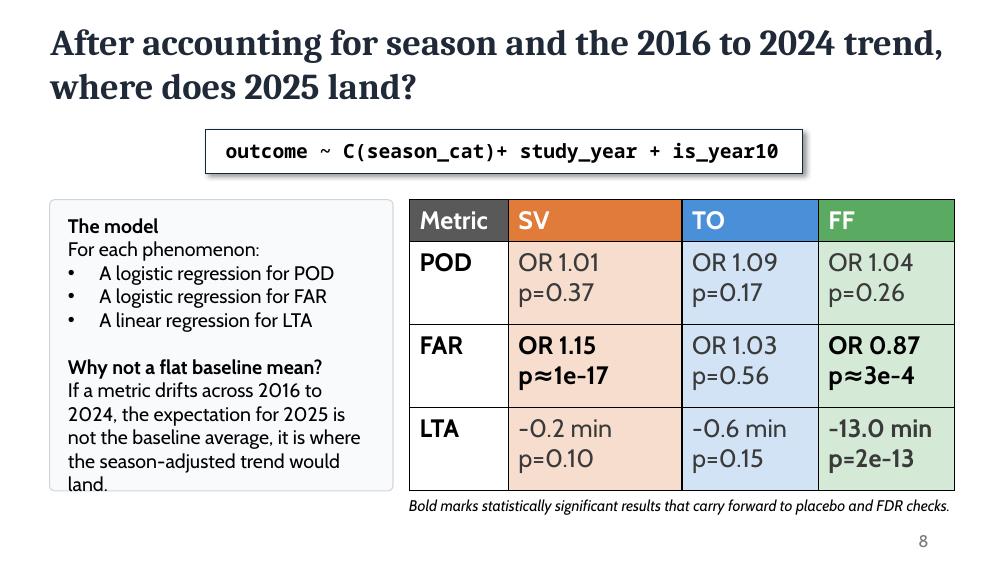
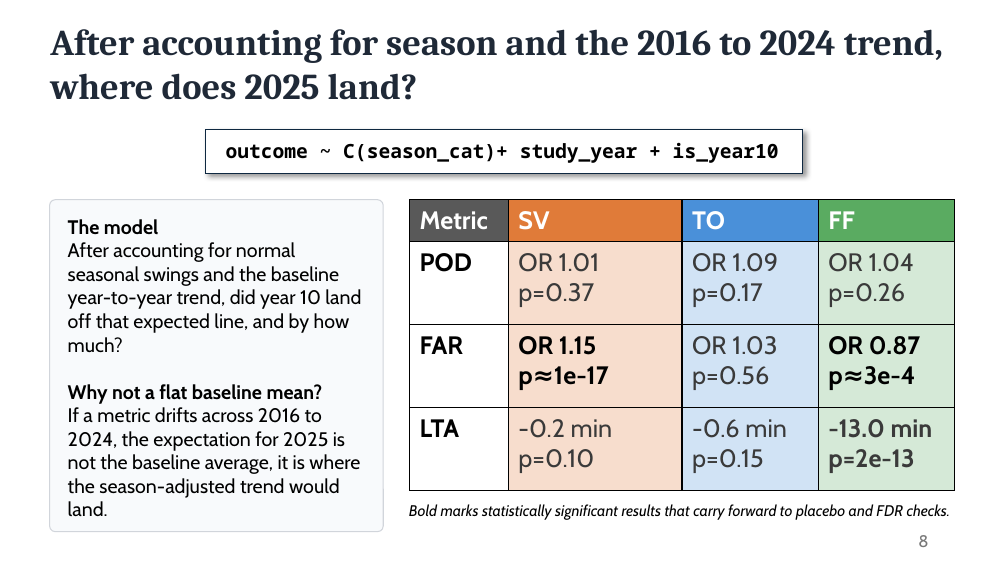
Before and after one commit to craig-rudman/MSDS692, a slide deck: slide 8 of report/MSDS692 Practicum I Craig Rudman.pptx. Drawn at 1008x567 pixels with LibreOffice and Linux fonts; fonts in the diff are those of the drawing. Boxes give left, top, right and bottom in pixels: in the first picture for what was removed or moved away, otherwise in the second. Text is boxed around its words. In the diff, an @@ line names an element or a change of style, - is before the commit and + after.

Commit message:
sanity check

```diff
--- a/report/MSDS692 Practicum I Craig Rudman.pptx
+++ b/report/MSDS692 Practicum I Craig Rudman.pptx
@@ rounded rectangle: place and size @@
-rounded rectangle at [49, 200, 393, 491]
+rounded rectangle at [49, 200, 383, 531]
@@ text at [68, 242, 361, 353]: text changed @@
-For each phenomenon:
-• A logistic regression for POD
-• A logistic regression for FAR
-• A linear regression for LTA
+After accounting for normal seasonal swings and the baseline year-to-year trend, did year 10 land off that expected line, and by how much?
@@ text "Bold marks statistically significant results ...": place and size @@
-text "Bold marks statistically significant results ..." at [409, 499, 951, 515]
+text "Bold marks statistically significant results ..." at [409, 504, 951, 520]
```
Also in this commit, not shown: 8 other slides changed, 2 slides removed, 22 other files.
